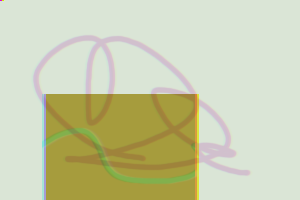
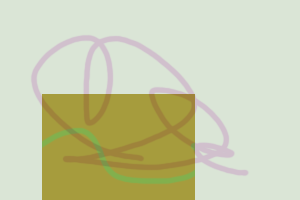
Comparing the layer stacks of the two 300x200 images. Changes:
pixels changed over [0, 0, 253, 200] (layer not identified)
